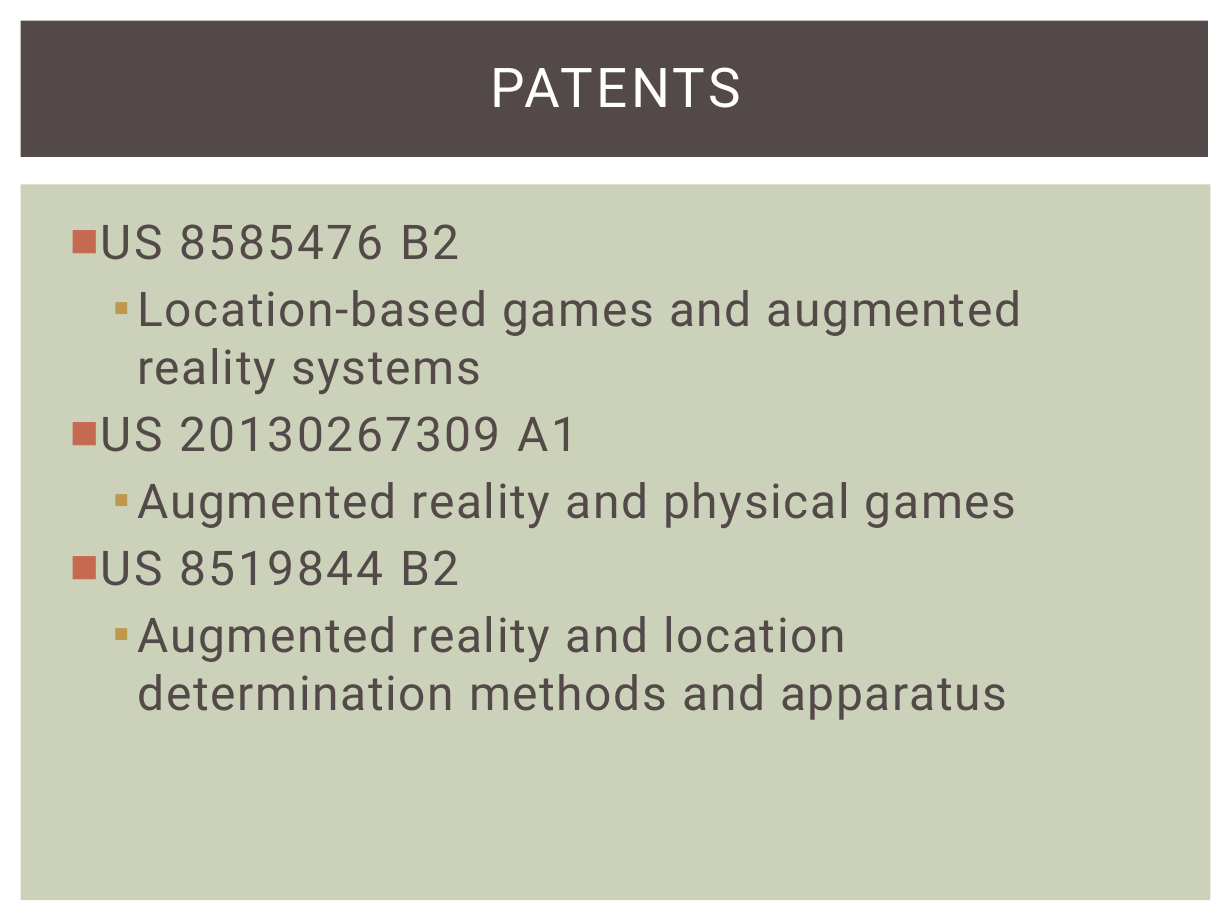
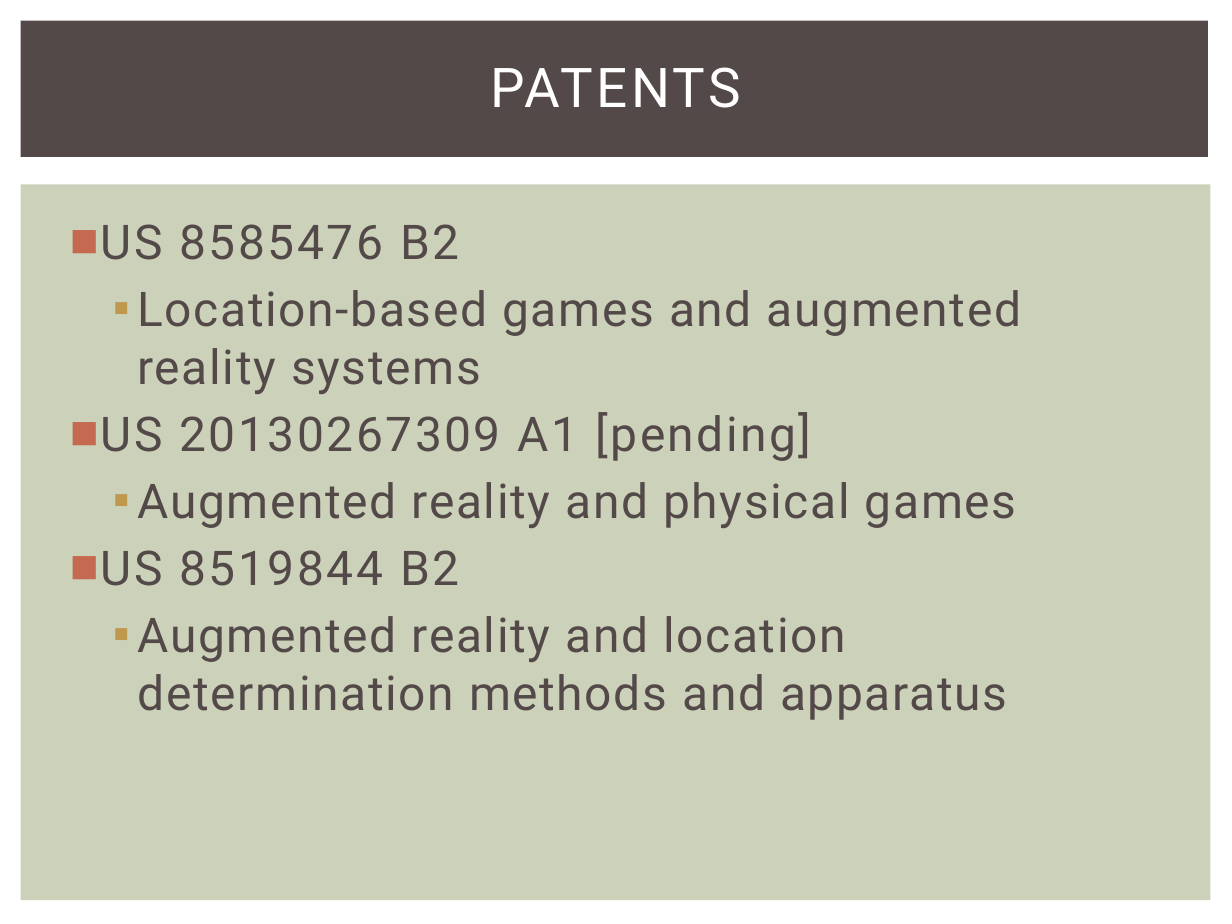
Before and after one commit to snowpuppy/augreality, a slide deck: slide 24 of doc/AugRealityMidReview.pptx (slide 23 before the commit). Drawn at 1232x924 pixels with LibreOffice and Linux fonts; fonts in the diff are those of the drawing. Boxes give left, top, right and bottom in pixels: in the first picture for what was removed or moved away, otherwise in the second. Text is boxed around its words. In the diff, an @@ line names an element or a change of style, - is before the commit and + after.

```diff
--- a/doc/AugRealityMidReview.pptx
+++ b/doc/AugRealityMidReview.pptx
@@ text at bbox=[101, 412, 811, 461]: text changed @@
-■ US 20130267309 A1
+■ US 20130267309 A1 [pending]
```
Also in this commit, not shown: 3 other slides changed, 1 slide added.
